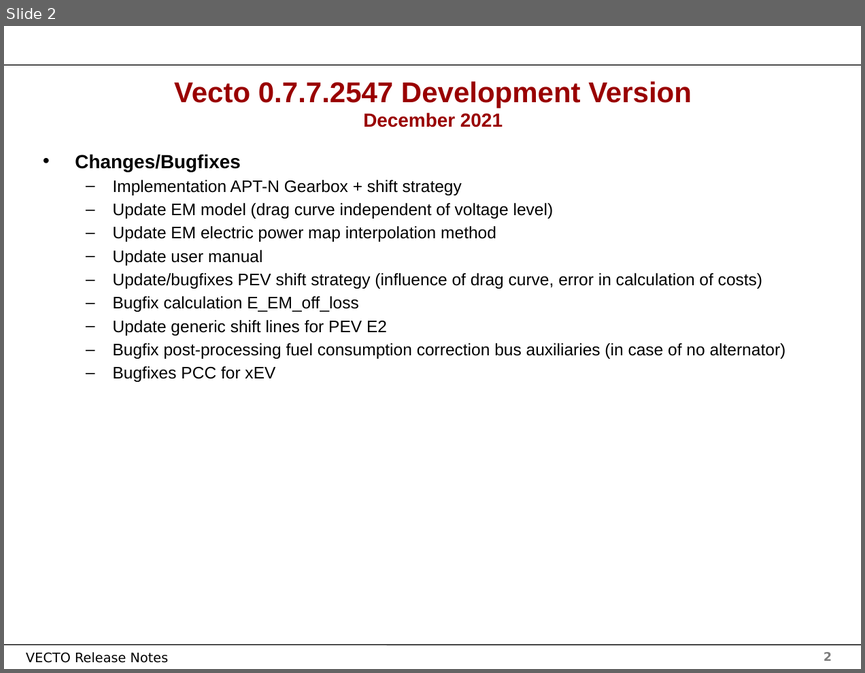
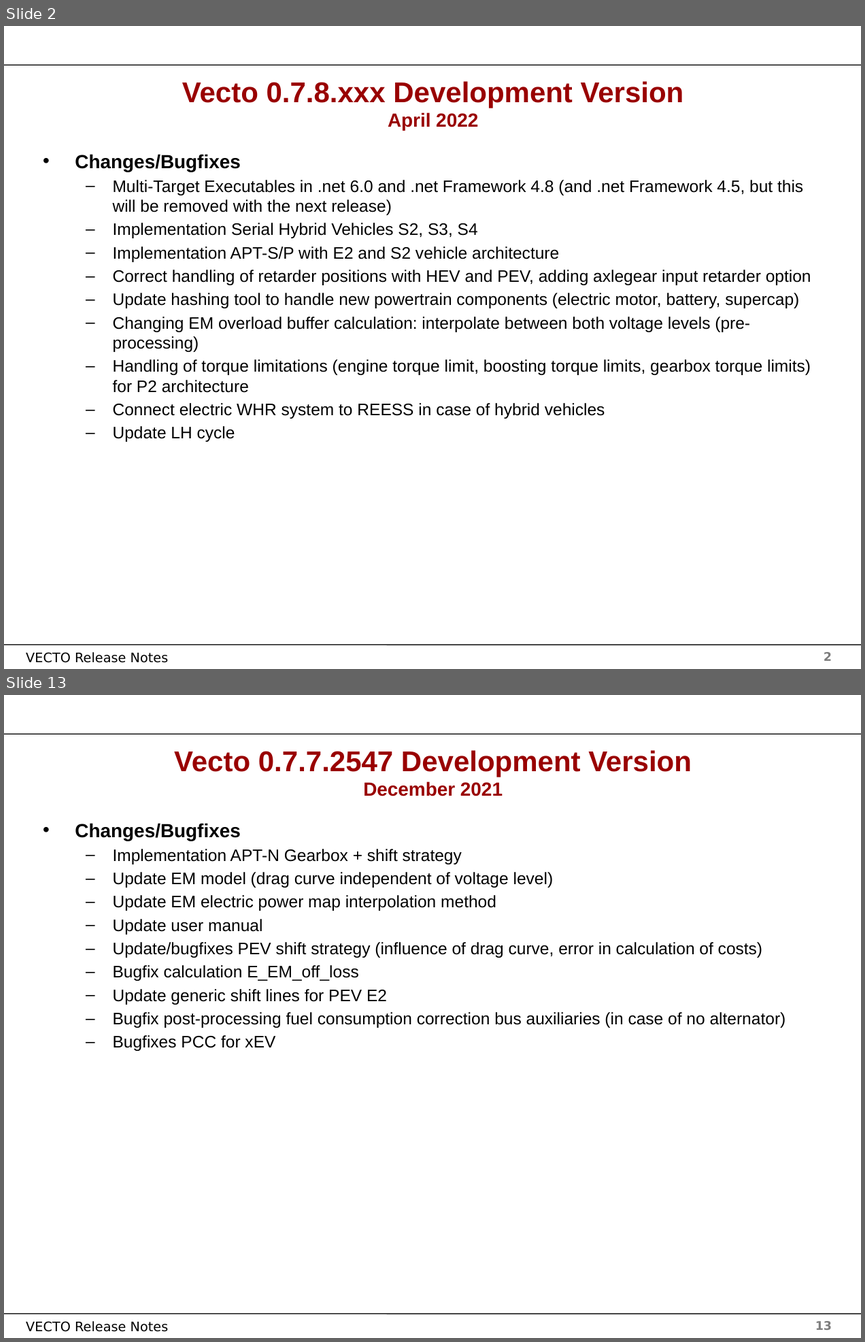
Before and after one commit to tanawadeatharva/BharatVECTO, a slide deck: Documentation/User Manual Source/Release Notes Vecto3.x.pptx. Shown one above the other, each under a label of ours: slide 2 before the commit, slides 2 and 13 after it; the slides between them are not shown. The pictures are 865x673 and 865x1342 pixels, drawn with LibreOffice and Linux fonts; fonts in the diff are those of the drawing; background and template pictures are left out. Boxes give left, top, right and bottom in pixels: in the first picture for what was removed or moved away, otherwise in the second. Text is boxed around its words. In the diff, an @@ line names an element or a change of style, - is before the commit and + after.

```diff
--- a/Documentation/User Manual Source/Release Notes Vecto3.x.pptx
+++ b/Documentation/User Manual Source/Release Notes Vecto3.x.pptx
@@ slide 2 added at box(4, 26, 861, 669), background #FFFFFF; not listed: 4 template elements that a slide beside it also shows @@
@@ title added at box(182, 81, 684, 131), 24 pt, text #990000, bold @@
+Vecto 0.7.8.xxx Development Version
+April 2022
@@ text added at box(75, 154, 811, 441), 14 pt, text #000000 @@
+• Changes/Bugfixes
+  – Multi-Target Executables in .net 6.0 and .net Framework 4.8 (and .net Framework 4.5, but this will be removed with the next release)
+  – Implementation Serial Hybrid Vehicles S2, S3, S4
+  – Implementation APT-S/P with E2 and S2 vehicle architecture
+  – Correct handling of retarder positions with HEV and PEV, adding axlegear input retarder option
+  – Update hashing tool to handle new powertrain components (electric motor, battery, supercap)
+  – Changing EM overload buffer calculation: interpolate between both voltage levels (pre-processing)
+  – Handling of torque limitations (engine torque limit, boosting torque limits, gearbox torque limits) for P2 architecture
+  – Connect electric WHR system to REESS in case of hybrid vehicles
+  – Update LH cycle
@@ what was slide 2 is now slide 13 @@
@@ page number at box(815, 1321, 832, 1329): text changed @@
-2
+13
```
Also in this commit, not shown: 1 slide changed, 10 other slides added.
